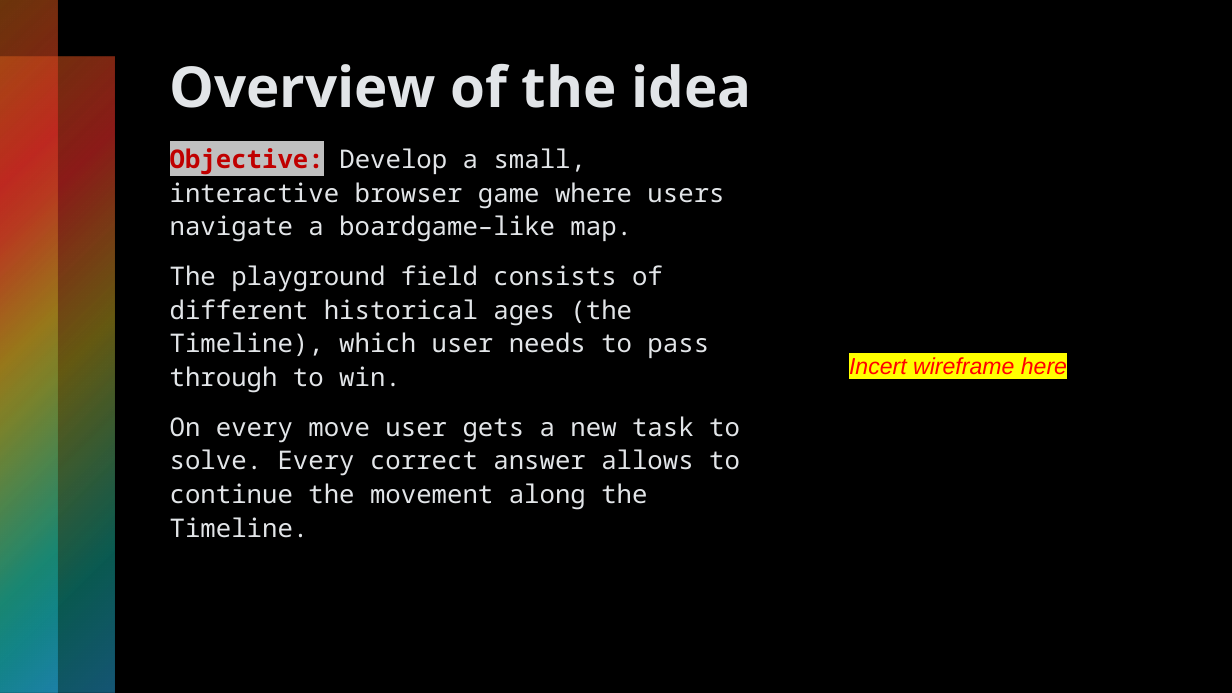
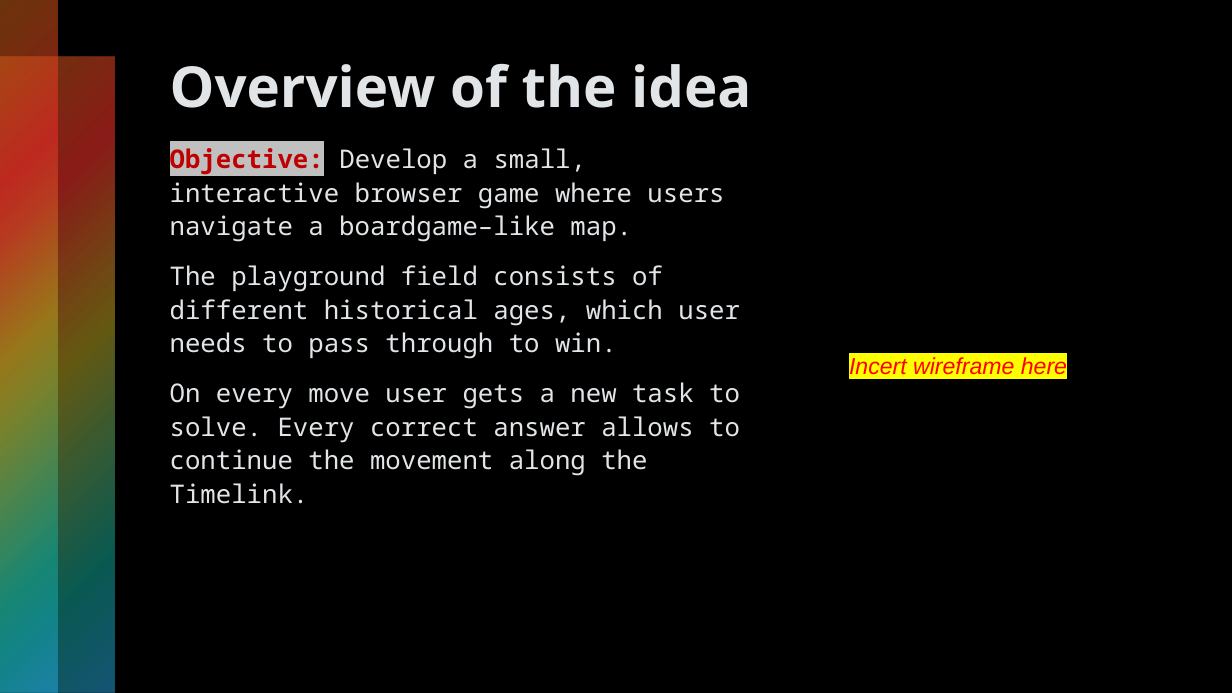
Before and after one commit to stabjana/team2, a slide deck: slide 2 of project_design/Project_presentation_v1.pptx. Drawn at 1232x693 pixels with LibreOffice and Linux fonts; fonts in the diff are those of the drawing. Boxes give left, top, right and bottom in pixels: in the first picture for what was removed or moved away, otherwise in the second. Text is boxed around its words. In the diff, an @@ line names an element or a change of style, - is before the commit and + after.

```diff
--- a/project_design/Project_presentation_v1.pptx
+++ b/project_design/Project_presentation_v1.pptx
@@ text at box(170, 265, 740, 504): text changed @@
-The playground field consists of different historical ages (the Timeline), which user needs to pass through to win.
-On every move user gets a new task to solve. Every correct answer allows to continue the movement along the Timeline.
+The playground field consists of different historical ages, which user needs to pass through to win.
+On every move user gets a new task to solve. Every correct answer allows to continue the movement along the Timelink.
```
Also in this commit, not shown: 1 other slide changed.
